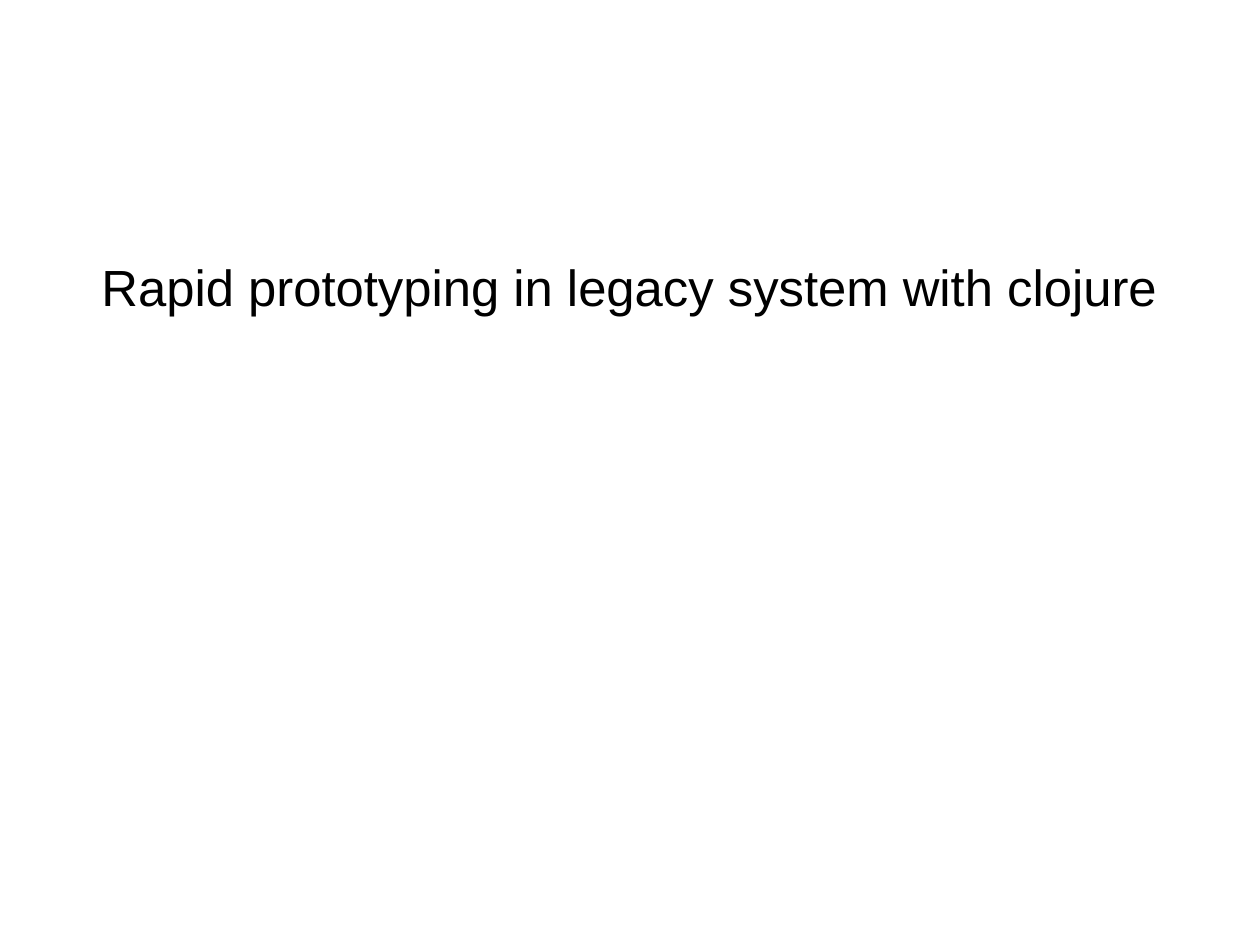
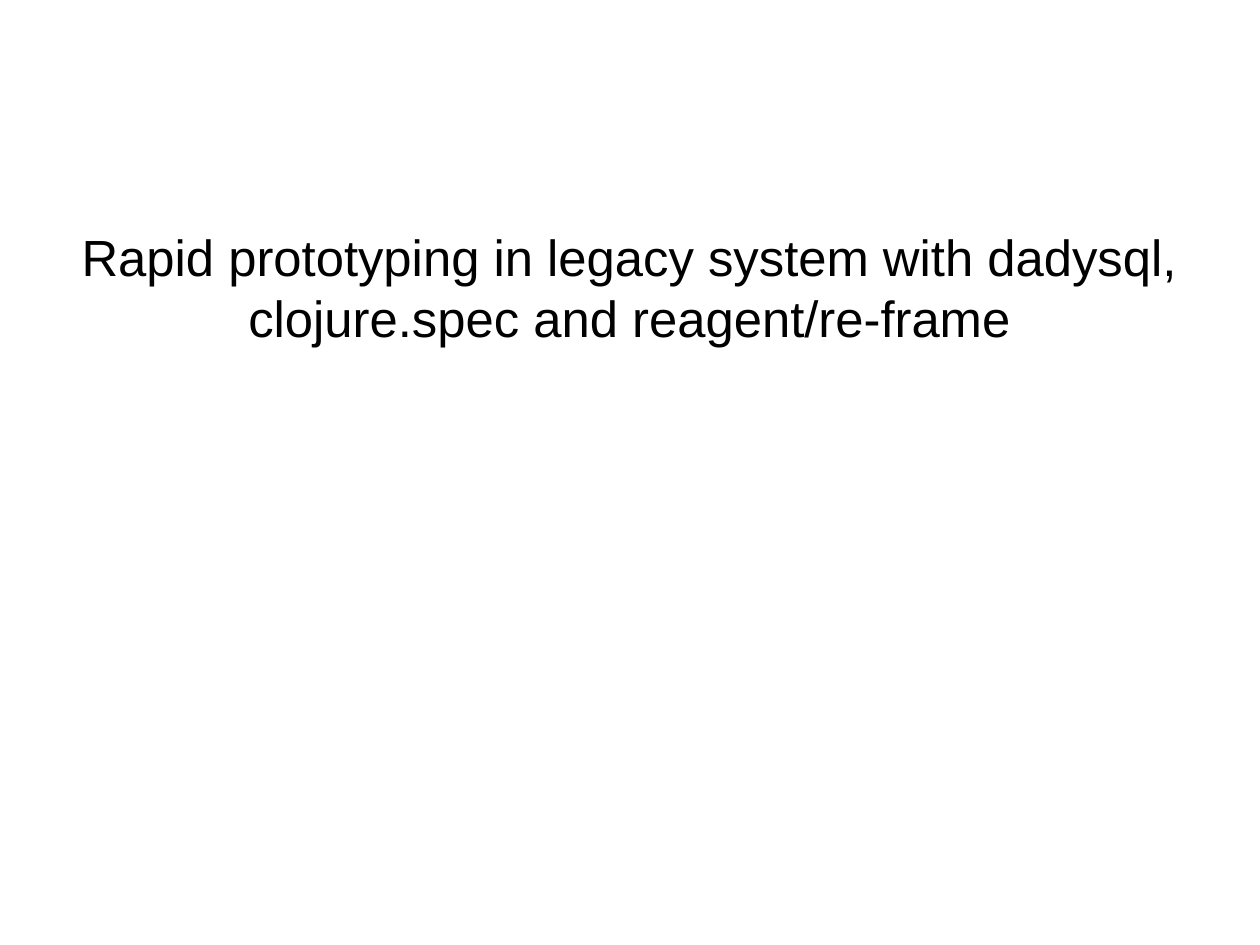
Before and after one commit to Mamun/prac, a slide deck: slide 1 of slide.odp. Drawn at 1260x945 pixels with LibreOffice and Linux fonts; fonts in the diff are those of the drawing; background and template pictures are left out. Boxes give left, top, right and bottom in pixels: in the first picture for what was removed or moved away, otherwise in the second. Text is boxed around its words. In the diff, an @@ line names an element or a change of style, - is before the commit and + after.

```diff
--- a/slide.odp
+++ b/slide.odp
@@ subtitle at (82, 239, 1176, 347): text changed @@
-Rapid prototyping in legacy system with clojure
+Rapid prototyping in legacy system with dadysql, clojure.spec and reagent/re-frame
```
Also in this commit, not shown: 4 other slides changed, 1 slide removed, 7 other files.
